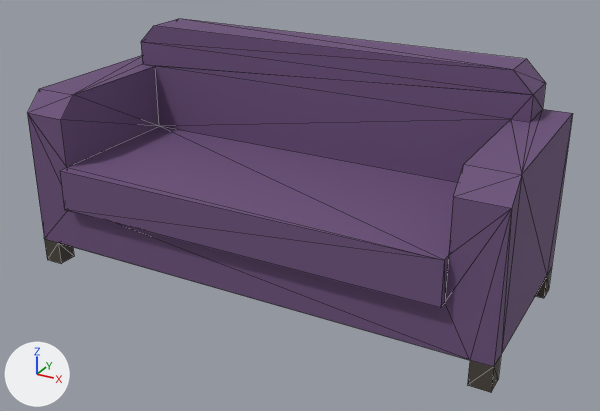
An edit to the glTF model assets/models/props/sofa.glb, drawn before and after from the same camera.
Rendered twice from a camera (50 mm lens) standing at (1.249, -1.12, 0.829) and looking at (0.526, 0.196, 0.172). The axes (+X, +Y, +Z) are drawn at lower left. The lights are the same throughout. The older version comes first. Mesh edges are drawn as thin lines. Vertices at exactly the same position are counted once.

The first picture shows 'sofa'.
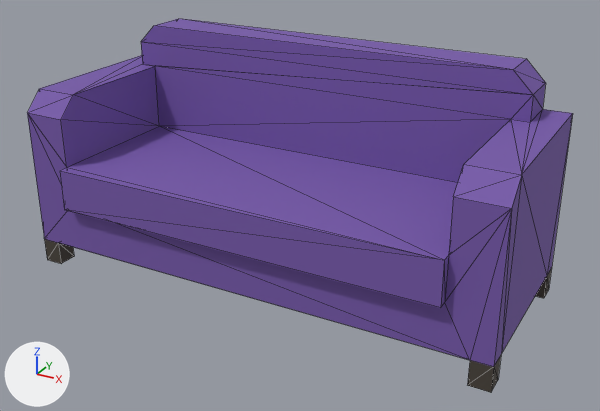
Edits to the bpy script that builds the scene:
```text
Change me_sofa:
    where me_sofa.from_pydata(...)  # 66 vertices, 128 faces; spans x 0.0..0.98, y 0.0..0.41, z 0.0..0.46
    used by ob_sofa; location = (0.0, 0.0, 0.0)
    me_sofa part 1: 88 faces centred in x 0.0..0.98, y 0.0..0.41, z 0.05..0.46 are repainted in the vertex colours; the middle colour goes from dark purple #6b4f7a to purple #7658aa
```

Where the change shows, as pixel boxes (x1, y1, x2, y2) in the pictures (600 x 411 px):
part 1 of me_sofa, recoloured (dark purple to purple)
    both: (27, 19, 573, 367)
